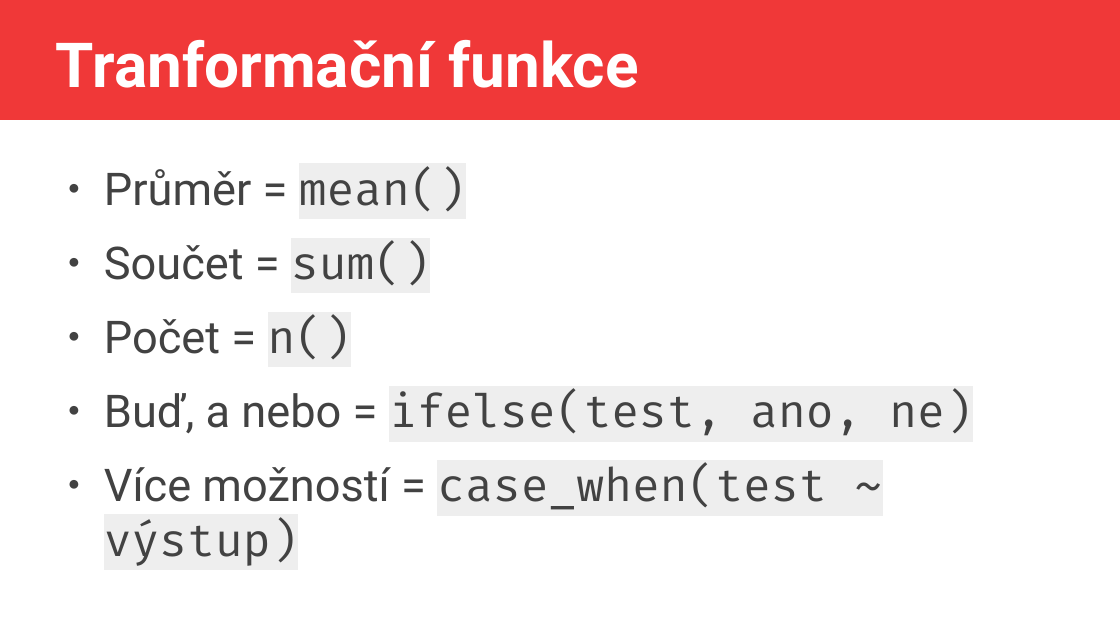
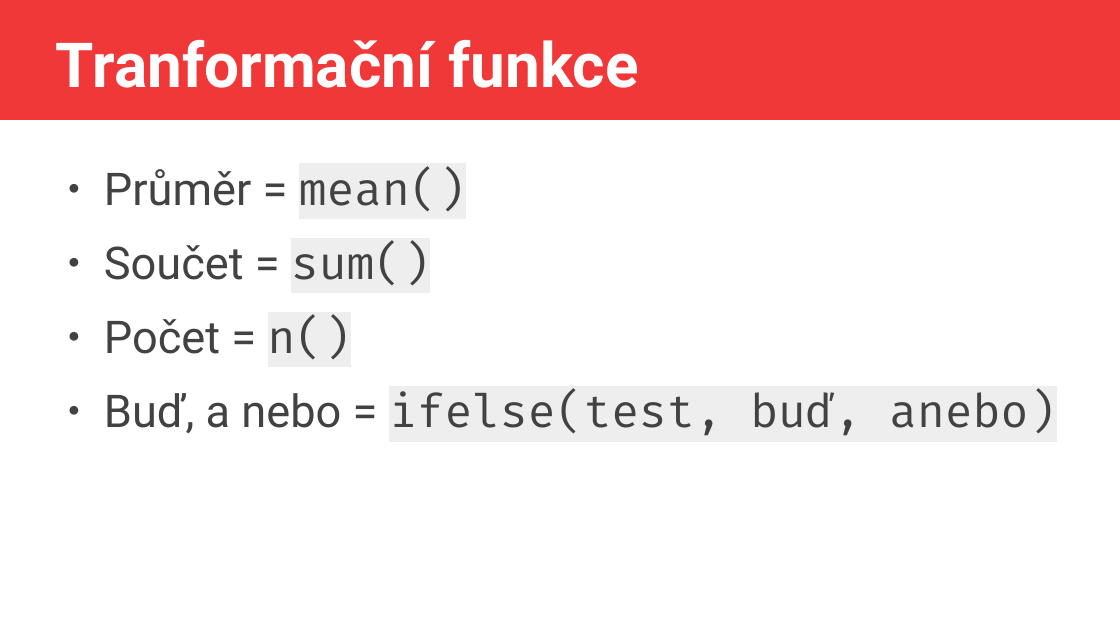
Before and after one commit to jlacko/Intro2R, a slide deck: slide 5 of prezentace/3 - manipulace s daty.odp. Drawn at 1120x630 pixels with LibreOffice and Linux fonts; fonts in the diff are those of the drawing. Boxes give left, top, right and bottom in pixels: in the first picture for what was removed or moved away, otherwise in the second. Text is boxed around its words. In the diff, an @@ line names an element or a change of style, - is before the commit and + after.

```diff
--- a/prezentace/3 - manipulace s daty.odp
+++ b/prezentace/3 - manipulace s daty.odp
@@ text at (x1=104, y1=391, x2=1056, y2=436): text changed @@
-● Buď, a nebo = ifelse(test, ano, ne)
-● Více možností = case_when(test ~ výstup)
+● Buď, a nebo = ifelse(test, buď, anebo)
```
Also in this commit, not shown: 3 other slides changed, 21 other files.
